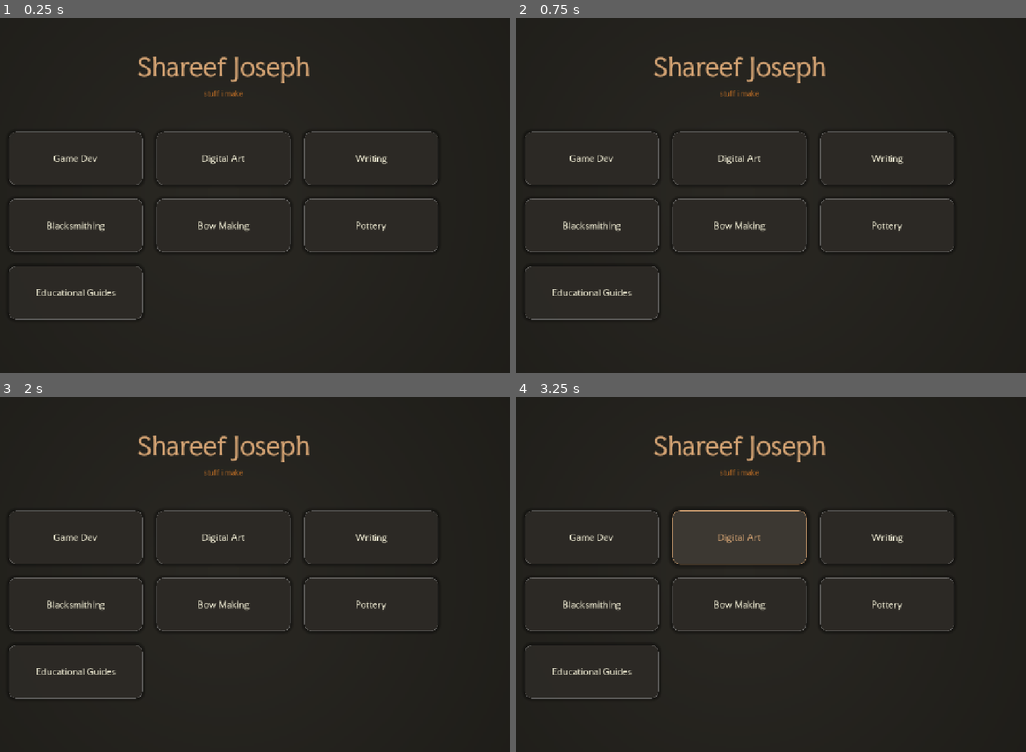
Above: before the commit, frames 1-4 (two rows, left to right).
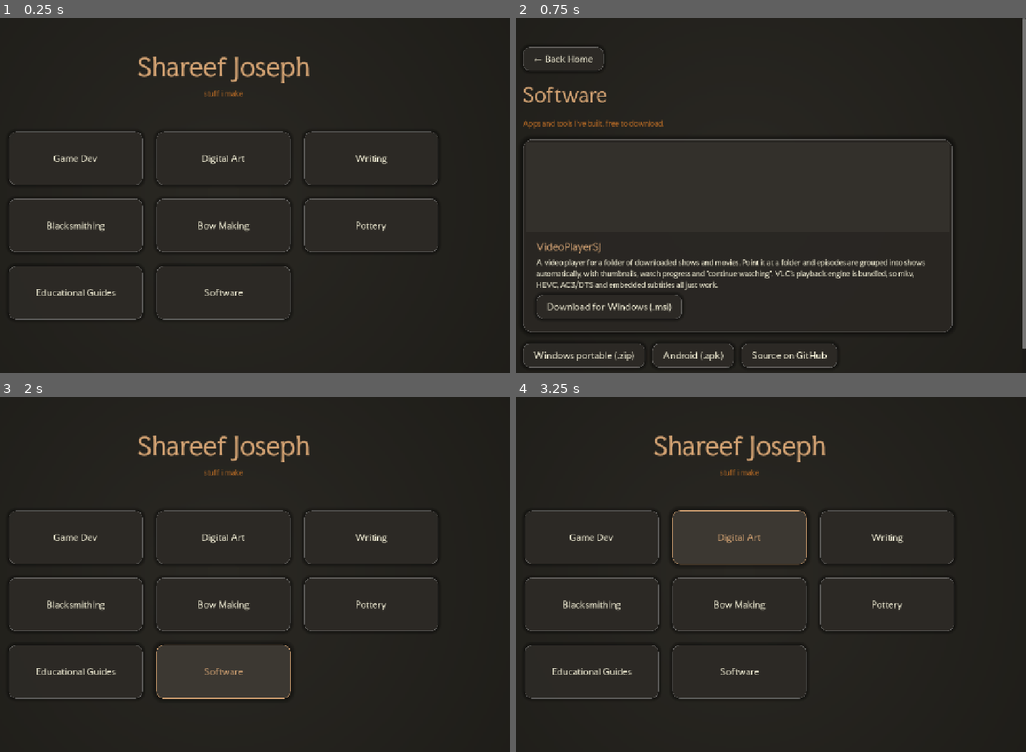
Above: after the commit, the same moments.

Repository: Amez73/website
Game: Godot game, scene res://scenes/LandingPage.tscn
Same seed, same stepped clock (60 frames per second), same inputs: the game is played once before the commit and once after it.
Inputs (mouse positions are in pixels of both pictures, inside the frame that each line leads up to):
- Up to frame 1 (0.25 s): no input
- Up to frame 2 (0.75 s): click (740, 291) at 0.5 s, where only the run after the commit has a clickable "Software"
- Up to frame 3 (2 s): click (45, 439) at 1.25 s, where only the run after the commit has a clickable "← Back Home"
- Up to frame 4 (3.25 s): click "Game Dev" at 2 s; click "Digital Art" at 2.75 s

The runs differ from the first frame. In frame 1, 0.2% of the frame differs, in the area x 30-58%, y 69-86%; in frame 2, 8.8%, in the area x 1-100%, y 0-99%; in frame 3, 0.2%; in frame 4, 0.2%.

Commit message:
Add Software page with VideoPlayerSJ downloads
New Software card on the landing page opens scenes/pages/Software.tscn,
which links to the Windows installer, portable zip and Android APK on
the VideoPlayerSJ GitHub 'latest' release.

Co-Authored-By: Claude Opus 5.5 <noreply@anthropic.com>

Diff:
--- a/scenes/LandingPage.tscn
+++ b/scenes/LandingPage.tscn
@@ -90,3 +90,8 @@
 layout_mode = 2
 text = "Educational Guides"
 external_url = "https://amez73.github.io/InteractiveGuides/"
+
+[node name="Software" parent="Scroll/Row/Column/Grid" instance=ExtResource("2")]
+layout_mode = 2
+text = "Software"
+target_scene = "res://scenes/pages/Software.tscn"
--- /dev/null
+++ b/scenes/pages/Software.tscn
@@ -0,0 +1,94 @@
+[gd_scene load_steps=5 format=3]
+
+[ext_resource type="PackedScene" path="res://scenes/Background.tscn" id="1"]
+[ext_resource type="Script" path="res://scripts/nav_button.gd" id="2"]
+[ext_resource type="PackedScene" path="res://scenes/components/MediaCard.tscn" id="3"]
+[ext_resource type="Texture2D" path="res://assets/images/placeholder.svg" id="4"]
+
+[node name="Software" type="Control"]
+layout_mode = 3
+anchors_preset = 15
+anchor_right = 1.0
+anchor_bottom = 1.0
+grow_horizontal = 2
+grow_vertical = 2
+
+[node name="Background" parent="." instance=ExtResource("1")]
+layout_mode = 1
+
+[node name="Scroll" type="ScrollContainer" parent="."]
+layout_mode = 1
+anchors_preset = 15
+anchor_right = 1.0
+anchor_bottom = 1.0
+grow_horizontal = 2
+grow_vertical = 2
+horizontal_scroll_mode = 0
+
+[node name="Row" type="HBoxContainer" parent="Scroll"]
+layout_mode = 2
+size_flags_horizontal = 3
+alignment = 1
+
+[node name="Column" type="VBoxContainer" parent="Scroll/Row"]
+custom_minimum_size = Vector2(960, 0)
+layout_mode = 2
+size_flags_horizontal = 4
+theme_override_constants/separation = 24
+
+[node name="TopSpacer" type="Control" parent="Scroll/Row/Column"]
+custom_minimum_size = Vector2(0, 40)
+layout_mode = 2
+
+[node name="Back" type="Button" parent="Scroll/Row/Column"]
+layout_mode = 2
+size_flags_horizontal = 0
+text = "← Back Home"
+script = ExtResource("2")
+target_scene = "res://scenes/LandingPage.tscn"
+
+[node name="Title" type="Label" parent="Scroll/Row/Column"]
+layout_mode = 2
+theme_override_colors/font_color = Color(0.831, 0.639, 0.451, 1)
+theme_override_font_sizes/font_size = 44
+text = "Software"
+
+[node name="Subtitle" type="Label" parent="Scroll/Row/Column"]
+layout_mode = 2
+theme_override_colors/font_color = Color(0.737, 0.424, 0.145, 1)
+autowrap_mode = 3
+text = "Apps and tools I've built, free to download."
+
+[node name="VideoPlayerSJ" parent="Scroll/Row/Column" instance=ExtResource("3")]
+layout_mode = 2
+image_texture = ExtResource("4")
+title_text = "VideoPlayerSJ"
+description = "A video player for a folder of downloaded shows and movies. Point it at a folder and episodes are grouped into shows automatically, with thumbnails, watch progress and \"continue watching\". VLC's playback engine is bundled, so mkv, HEVC, AC3/DTS and embedded subtitles all just work."
+link_text = "Download for Windows (.msi)"
+external_url = "https://github.com/Amez73/VideoPlayerSJ/releases/download/latest/VideoPlayerSJ-Windows-Installer.msi"
+
+[node name="VideoPlayerSJOther" type="HBoxContainer" parent="Scroll/Row/Column"]
+layout_mode = 2
+theme_override_constants/separation = 16
+
+[node name="Portable" type="Button" parent="Scroll/Row/Column/VideoPlayerSJOther"]
+layout_mode = 2
+text = "Windows portable (.zip)"
+script = ExtResource("2")
+external_url = "https://github.com/Amez73/VideoPlayerSJ/releases/download/latest/VideoPlayerSJ-windows-portable.zip"
+
+[node name="Android" type="Button" parent="Scroll/Row/Column/VideoPlayerSJOther"]
+layout_mode = 2
+text = "Android (.apk)"
+script = ExtResource("2")
+external_url = "https://github.com/Amez73/VideoPlayerSJ/releases/download/latest/app-debug.apk"
+
+[node name="Source" type="Button" parent="Scroll/Row/Column/VideoPlayerSJOther"]
+layout_mode = 2
+text = "Source on GitHub"
+script = ExtResource("2")
+external_url = "https://github.com/Amez73/VideoPlayerSJ"
+
+[node name="BottomSpacer" type="Control" parent="Scroll/Row/Column"]
+custom_minimum_size = Vector2(0, 60)
+layout_mode = 2
